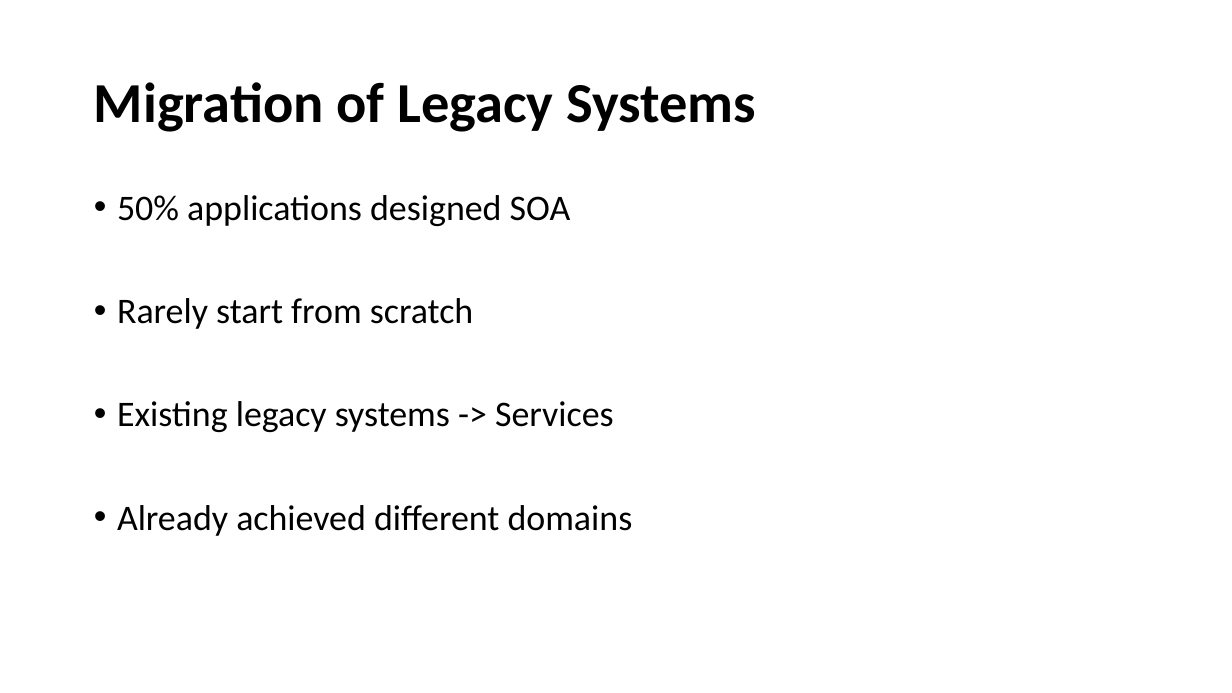
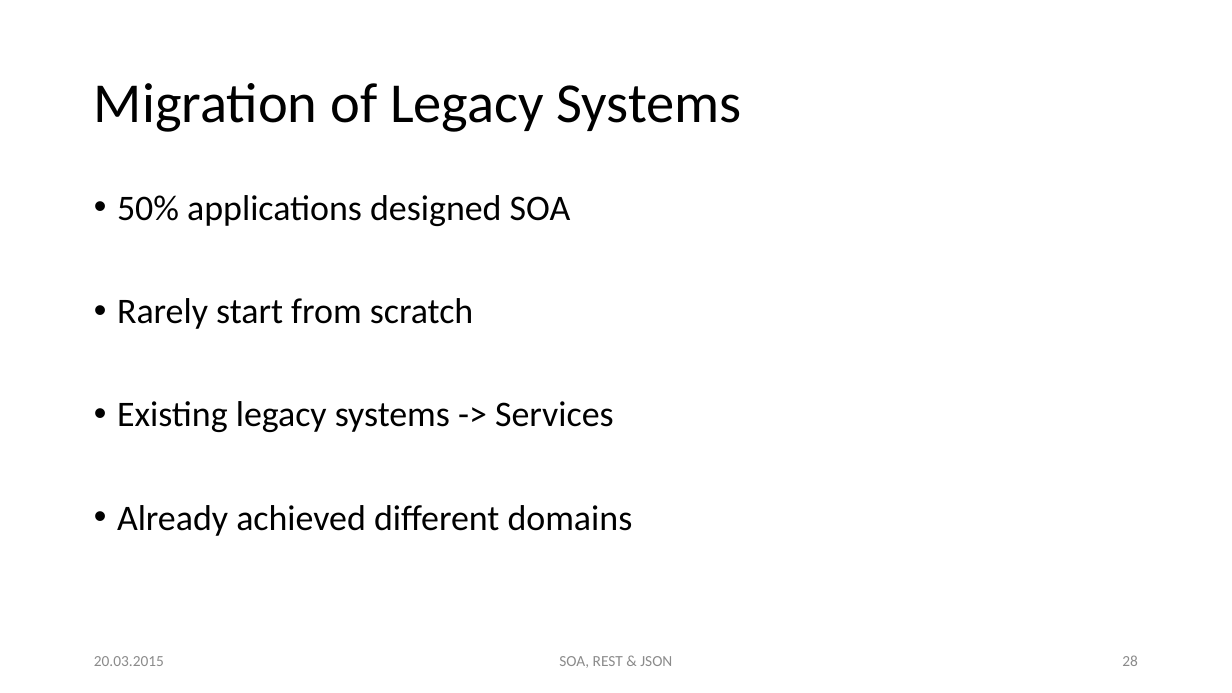
Before and after one commit to hsiegel-tgm/SOA2, a slide deck: slide 28 of p2.pptx (slide 22 before the commit). Drawn at 1232x693 pixels with LibreOffice and Linux fonts; fonts in the diff are those of the drawing. Boxes give left, top, right and bottom in pixels: in the first picture for what was removed or moved away, otherwise in the second. Text is boxed around its words. In the diff, an @@ line names an element or a change of style, - is before the commit and + after.

```diff
--- a/p2.pptx
+++ b/p2.pptx
@@ title "Migration of Legacy Systems" at <box>94,83,742,132</box>: bold off @@
@@ text added at <box>94,656,164,666</box>, 12 pt, text #8C8C8C @@
+20.03.2015
@@ text added at <box>559,656,672,668</box>, 12 pt, text #8C8C8C @@
+SOA, REST & JSON
@@ page number added at <box>1122,655,1138,666</box>, 12 pt, text #8C8C8C @@
+28
```
Also in this commit, not shown: 36 other slides changed, 5 slides added, 3 slides removed.
